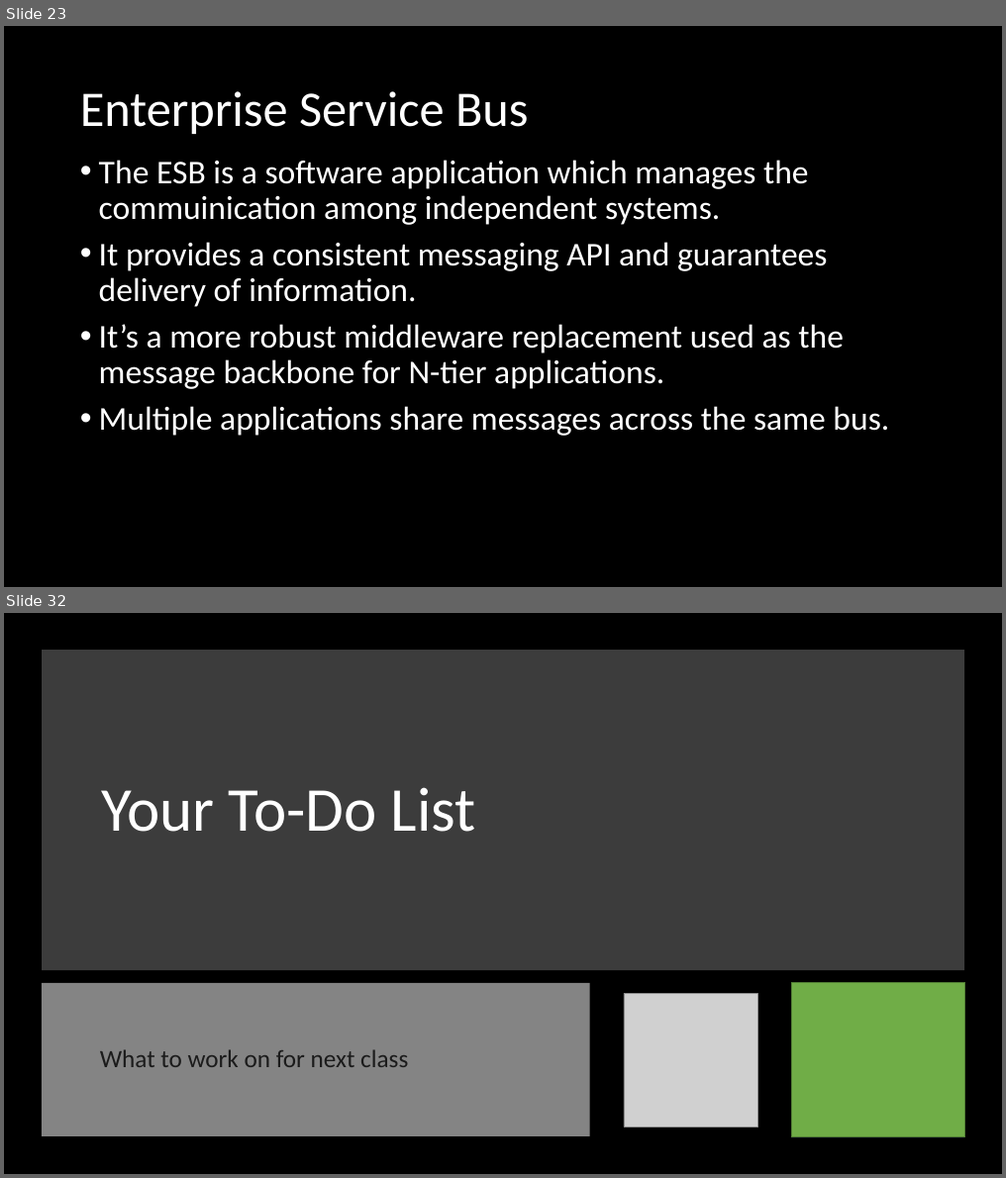
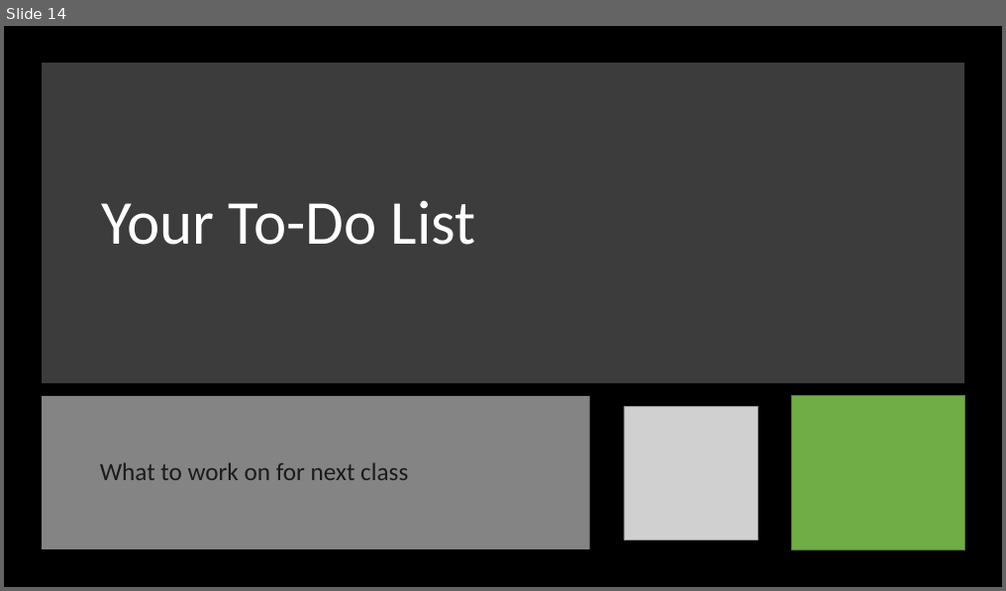
Before and after one commit to orstewar/ist346-content, a slide deck: content/09-services-application-architectures.pptx. Shown one above the other, each under a label of ours: slides 23 and 32 before the commit, slide 14 after it; the slides between them are not shown. The pictures are 1006x1178 and 1006x591 pixels, drawn with LibreOffice and Linux fonts; fonts in the diff are those of the drawing; grey boxes stand for pictures. Boxes give left, top, right and bottom in pixels: in the first picture for what was removed or moved away, otherwise in the second. Text is boxed around its words. In the diff, an @@ line names an element or a change of style, - is before the commit and + after.

```diff
--- a/content/09-services-application-architectures.pptx
+++ b/content/09-services-application-architectures.pptx
@@ slide 23 removed at [4, 26, 1002, 587], background #000000 @@
@@ title removed at [80, 91, 529, 134] @@
-Enterprise Service Bus
@@ text removed at [99, 160, 889, 436] @@
-• The ESB is a software application which manages the commuinication among independent systems.
-• It provides a consistent messaging API and guarantees delivery of information.
-• It’s a more robust middleware replacement used as the message backbone for N-tier applications.
-• Multiple applications share messages across the same bus.
@@ what was slide 32 is now slide 14 @@
```
Also in this commit, not shown: 5 slides changed, 4 slides added, 22 other slides removed, 2 other files.
